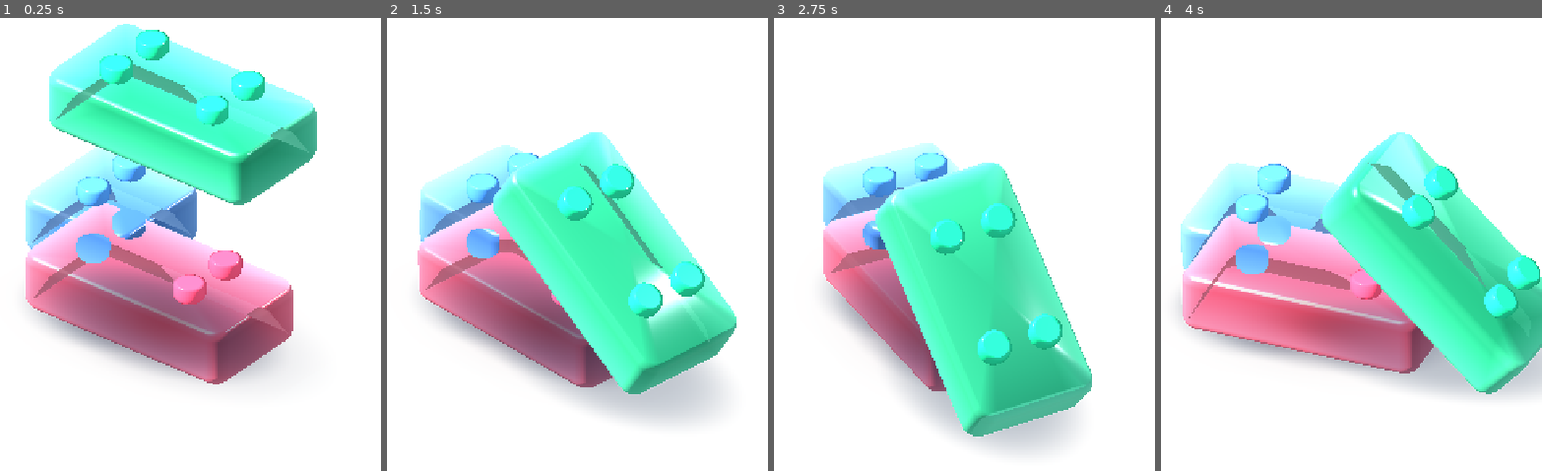
Above: before the commit, frames 1-4 (left to right).
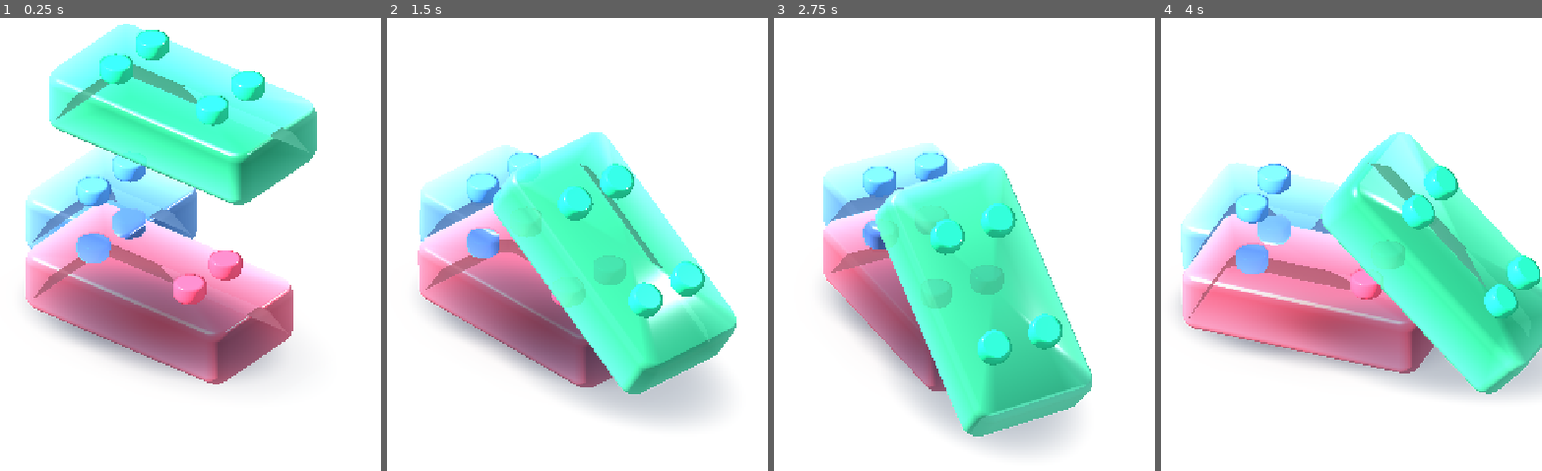
Above: after the commit, the same moments.

Repository: dbrckk/Jelly-bricks
Game: Godot game, scene res://prototypes/single_brick/physics_stack.tscn
The game is run twice, just before and just after one commit, with the same random seed, the same clock (stepped at 60 frames per second) and the same inputs. This scene is started directly instead of the project's main scene.
Inputs (mouse positions are in pixels of both pictures, inside the frame that each line leads up to):
- Up to frame 1 (0.25 s): no input
- Up to frame 2 (1.5 s): tap Enter at 0.5 s; move the mouse to (642, 185) at 0.52 s; click (642, 185) at 0.67 s; drag from (459, 262) to (524, 380) at 1.27 s
- Up to frame 3 (2.75 s): move the mouse to (975, 49) at 2.02 s; click (975, 49) at 2.17 s
- Up to frame 4 (4 s): drag from (1298, 380) to (1187, 104) at 2.77 s; move the mouse to (1454, 344) at 3.52 s; click (1454, 344) at 3.67 s

The runs differ from the first frame. In frame 1, less than 0.1% of the frame differs, in the area x 22-24%, y 53-55%; in frame 2, less than 0.1%; in frame 3, 0.2%, in the area x 39-56%, y 30-65%; in frame 4, less than 0.1%.

Commit message:
feat(lab): enable bounded background transmission in physics experiment only

Diff:
--- a/native-godot/prototypes/single_brick/physics_stack.gd
+++ b/native-godot/prototypes/single_brick/physics_stack.gd
@@ -107,6 +107,9 @@
         paints[i].set_shader_parameter("pigment", physical_dye)
         paints[i].set_shader_parameter("gel_milkiness", 0.46)
         paints[i].set_shader_parameter("interior_scatter", 0.72)
+        # Conservative first pass: subtle optical transmission, no alpha sorting.
+        paints[i].set_shader_parameter("screen_transmission", 0.42)
+        paints[i].set_shader_parameter("refraction_pixels", 2.5)
         # Dense paint on the deterministic demo stays untouched; only the
         # physical scene uses analytical, path-length-colored gel.
         paints[i].set_shader_parameter("bulk_optics", 0.88)
